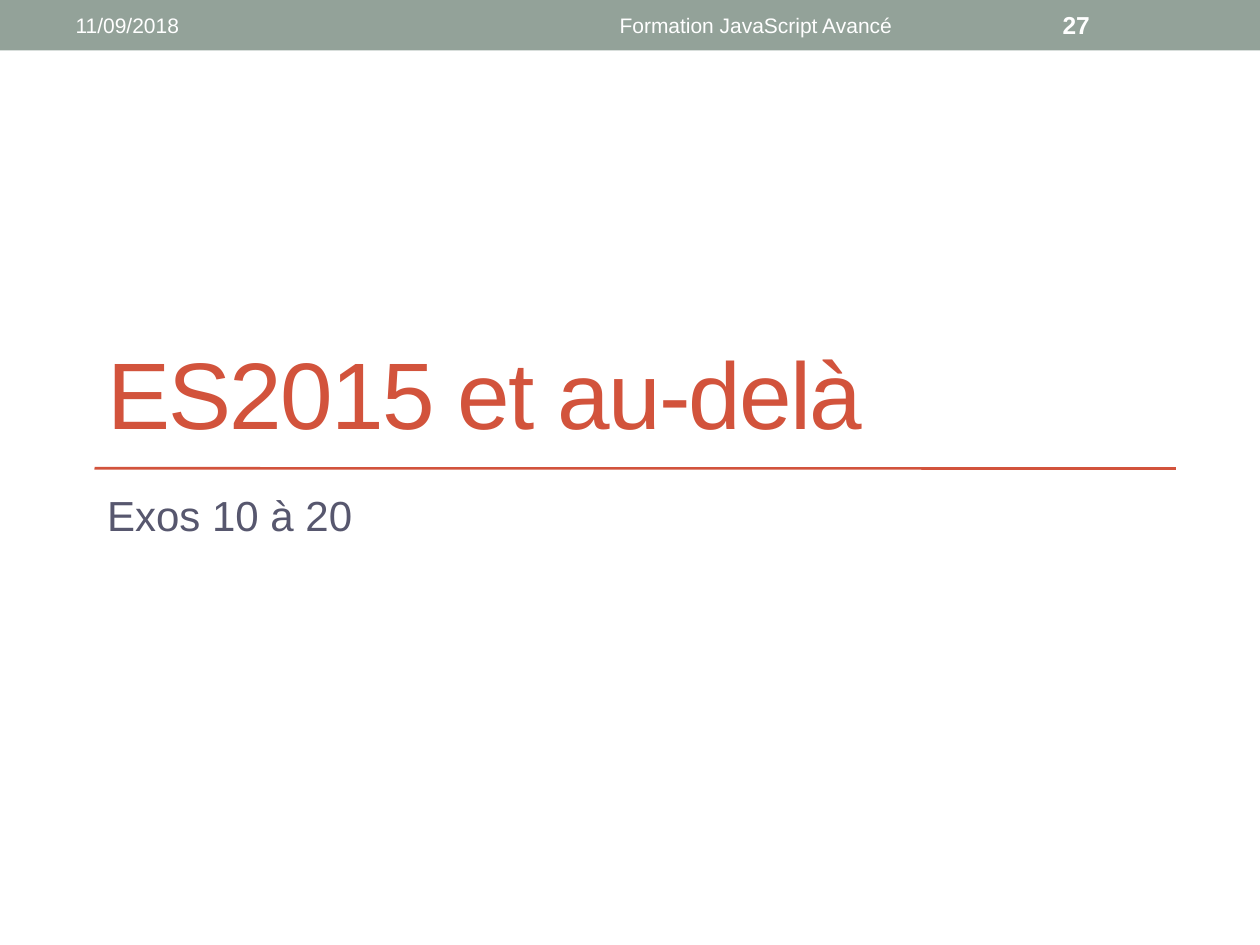
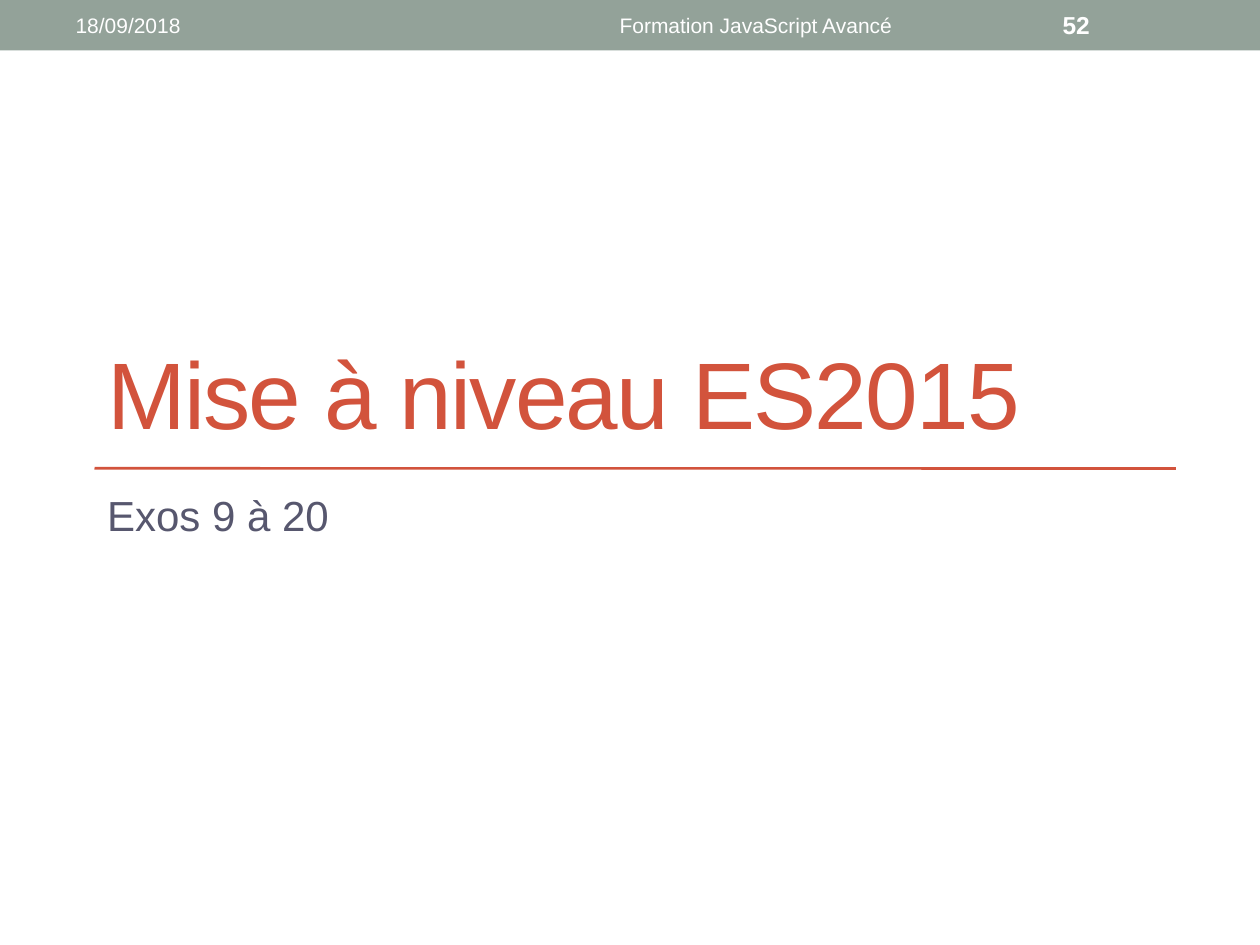
Before and after one commit to worldline/JS-Training, a slide deck: slide 52 of presenter_slides.pptx (slide 27 before the commit). Drawn at 1260x945 pixels with LibreOffice and Linux fonts; fonts in the diff are those of the drawing. Boxes give left, top, right and bottom in pixels: in the first picture for what was removed or moved away, otherwise in the second. Text is boxed around its words. In the diff, an @@ line names an element or a change of style, - is before the commit and + after.

```diff
--- a/presenter_slides.pptx
+++ b/presenter_slides.pptx
@@ text at bbox=[76, 18, 181, 33]: text changed @@
-11/09/2018
+18/09/2018
@@ page number at bbox=[1063, 17, 1090, 34]: text changed @@
-27
+52
@@ title at bbox=[107, 359, 1020, 430]: text changed @@
-ES2015 et au-delà
+Mise à niveau ES2015
@@ subtitle at bbox=[107, 500, 329, 532]: text changed @@
-Exos 10 à 20
+Exos 9 à 20
```
Also in this commit, not shown: 30 other slides changed, 40 slides added.
